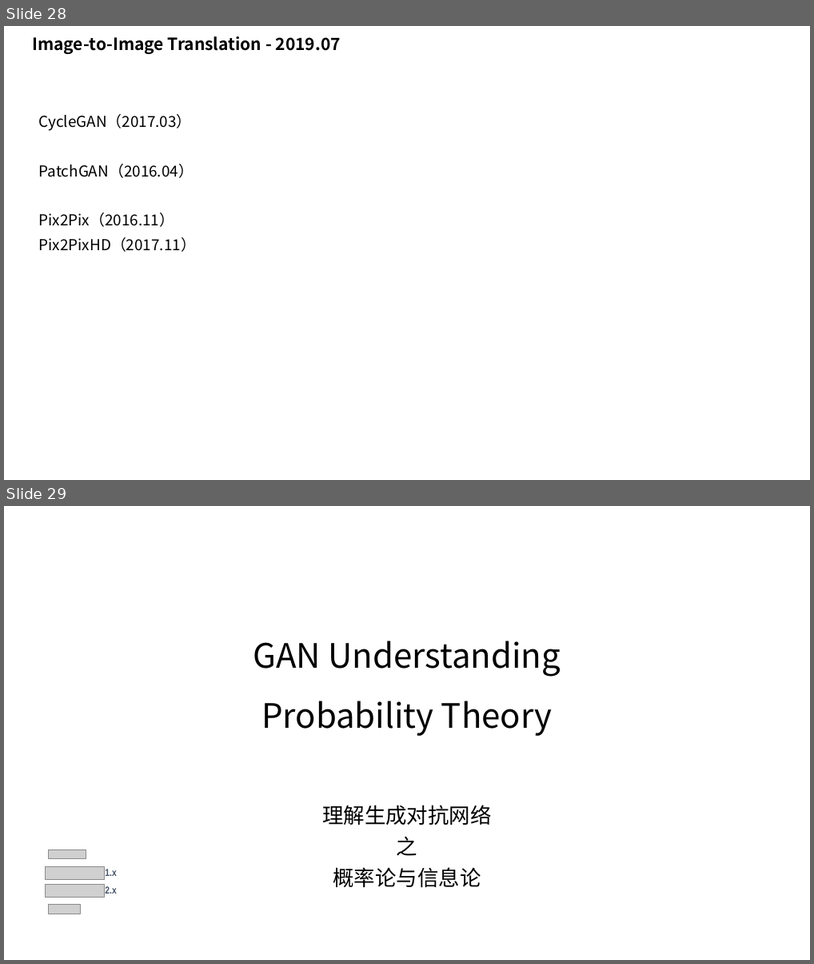
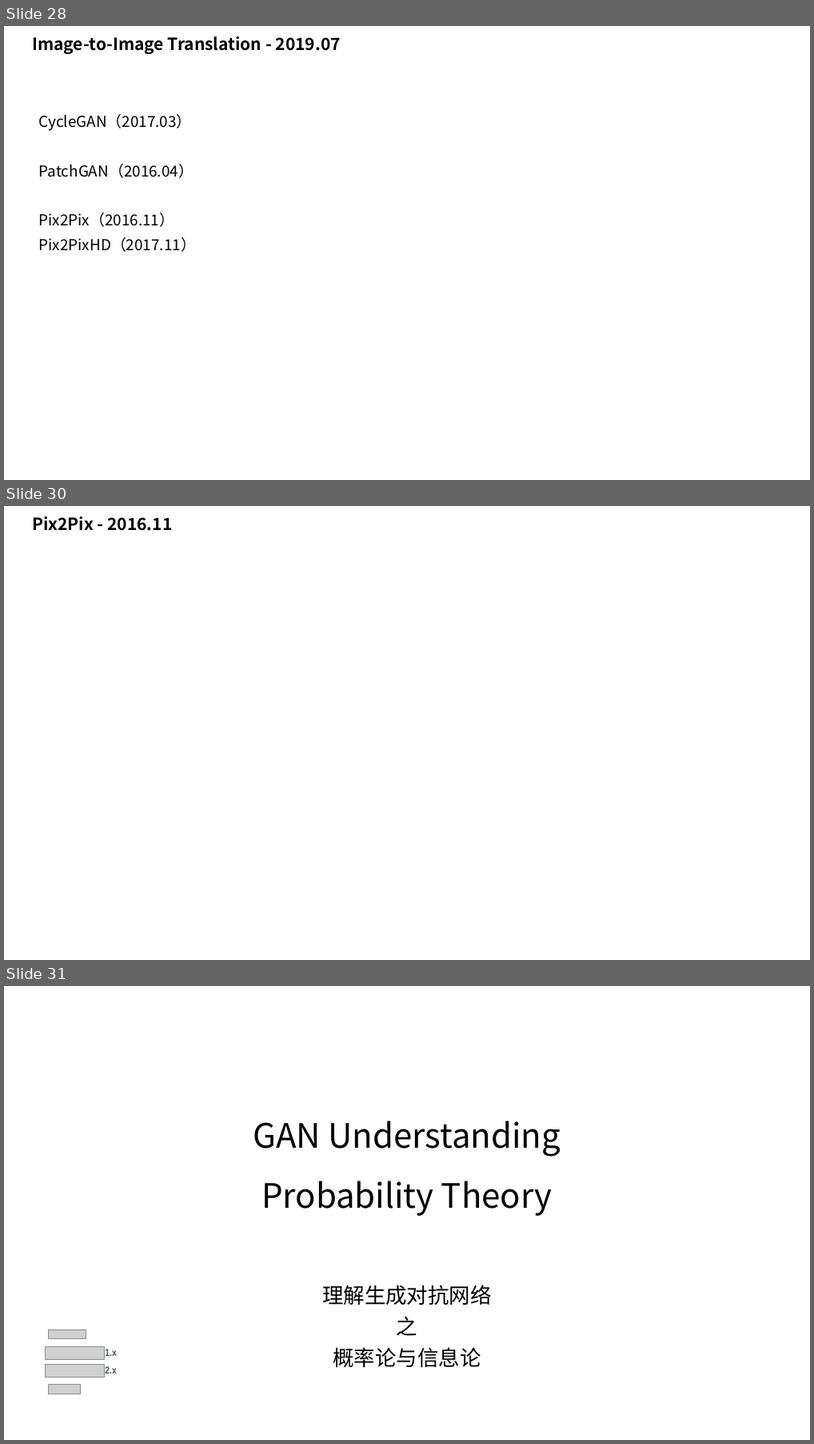
Before and after one commit to taylorguo/GAN_Understanding_Practicing, a slide deck: GAN_Understanding/GANunderstanding.pptx. Shown one above the other, each under a label of ours: slides 28 and 29 before the commit, slides 28, 30 and 31 after it; the slides between them are not shown. The pictures are 814x964 and 814x1444 pixels, drawn with LibreOffice and Linux fonts; fonts in the diff are those of the drawing; grey boxes stand for pictures. Boxes give left, top, right and bottom in pixels: in the first picture for what was removed or moved away, otherwise in the second. Text is boxed around its words. In the diff, an @@ line names an element or a change of style, - is before the commit and + after.

```diff
--- a/GAN_Understanding/GANunderstanding.pptx
+++ b/GAN_Understanding/GANunderstanding.pptx
@@ slide 30 added at [4, 506, 810, 960], background #FFFFFF @@
@@ text added at [32, 516, 172, 531], 20 pt, text #000000, bold @@
+Pix2Pix - 2016.11
@@ what was slide 29 is now slide 31 @@
```
Also in this commit, not shown: 1 other slide added, 4 other files.
